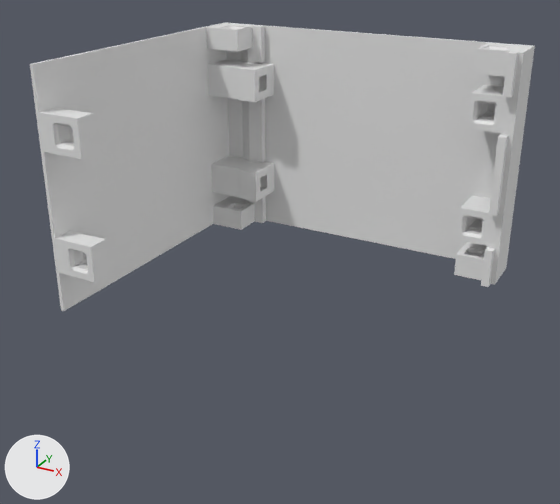
The Blender file blender/cases/grid_case.blend, before and after one commit.
One viewpoint serves both versions: a 50 mm lens placed at (112.2, -207.8, 130.2), pointed at (1.7, -6.7, 29.7). The lights are fixed; the arrows at lower left show +X, +Y and +Z.

In view in the first picture: 'side_8x12'.
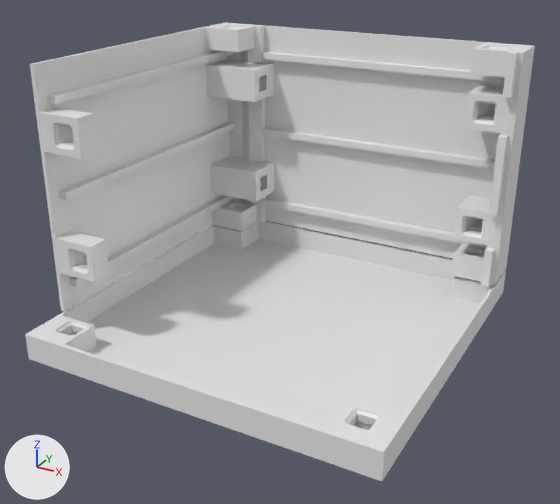
Changed parts and their boxes [x1, y1, x2, y2] in the pictures (560 x 504 px):
'side_8x12', modifiers changed
    both: [30, 23, 535, 311]
'12x12_top', shown
    after: [25, 222, 506, 481]

The change, as a diff of the scene's bpy script:
```diff
--- a/blender/cases/grid_case.blend.py
+++ b/blender/cases/grid_case.blend.py
@@ me_cube_009 @@
+me_cube_009.from_pydata(...)  # a box spanning x -60.0..39.0, y -3.2..0.0, z 8.0..10.4
@@ ob_12x12_top @@
 _m = ob_12x12_top.modifiers.new('Boolean', 'BOOLEAN')
 _m.operation = 'UNION'
-ob_12x12_top.hide_set(True)
@@ ob_side_8x12 @@
 _m = ob_side_8x12.modifiers.new('Boolean.003', 'BOOLEAN')
 _m.operation = 'UNION'
+_m = ob_side_8x12.modifiers.new('Boolean.004', 'BOOLEAN')
+_m.object = ob_stabilizer_rods
+_m.operation = 'UNION'
 _m = ob_side_8x12.modifiers.new('Array', 'ARRAY')
@@ ob_stabilizer_rods @@
+ob_stabilizer_rods = bpy.data.objects.new('stabilizer_rods', me_cube_009)
+ob_stabilizer_rods.parent = ob_side_8x12
+ob_stabilizer_rods.matrix_parent_inverse = Matrix(((1.0, 0.0, 0.0, 59.0), (0.0, 1.0, 0.0, -59.45), (0.0, 0.0, 1.0, -50.0), (0.0, 0.0, 0.0, 1.0)))
+ob_stabilizer_rods.location = (20.0, 59.0, 70.0)
+_m = ob_stabilizer_rods.modifiers.new('Array', 'ARRAY')
+_m.count = 3
+_m.use_constant_offset = True
+_m.constant_offset_displace = (0.0, 0.0, -30.0)
+_m.use_relative_offset = False
+ob_stabilizer_rods.hide_set(True)
```
